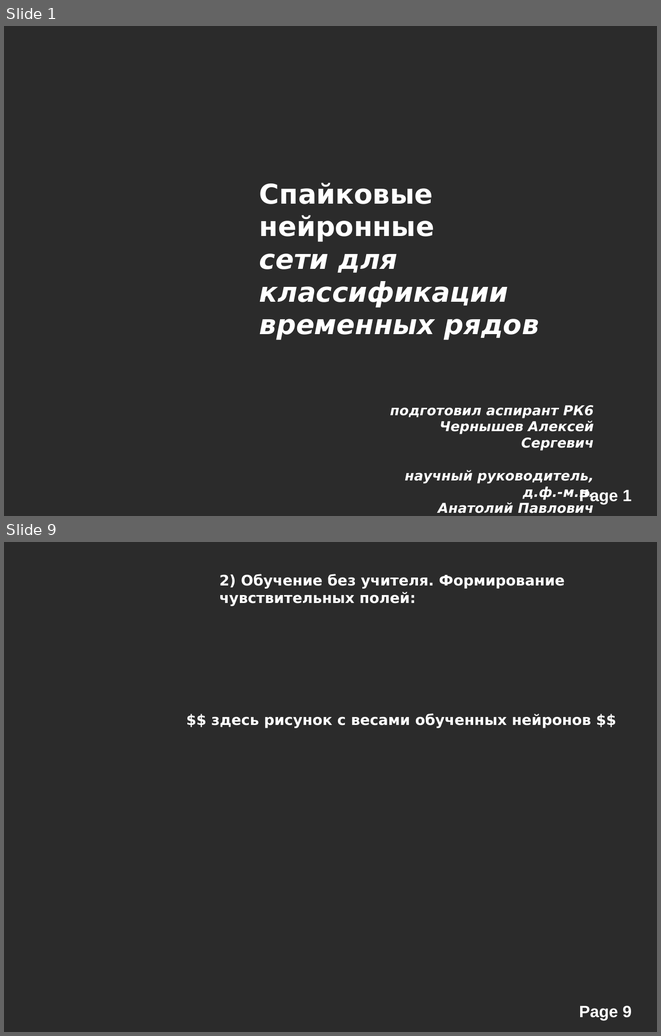
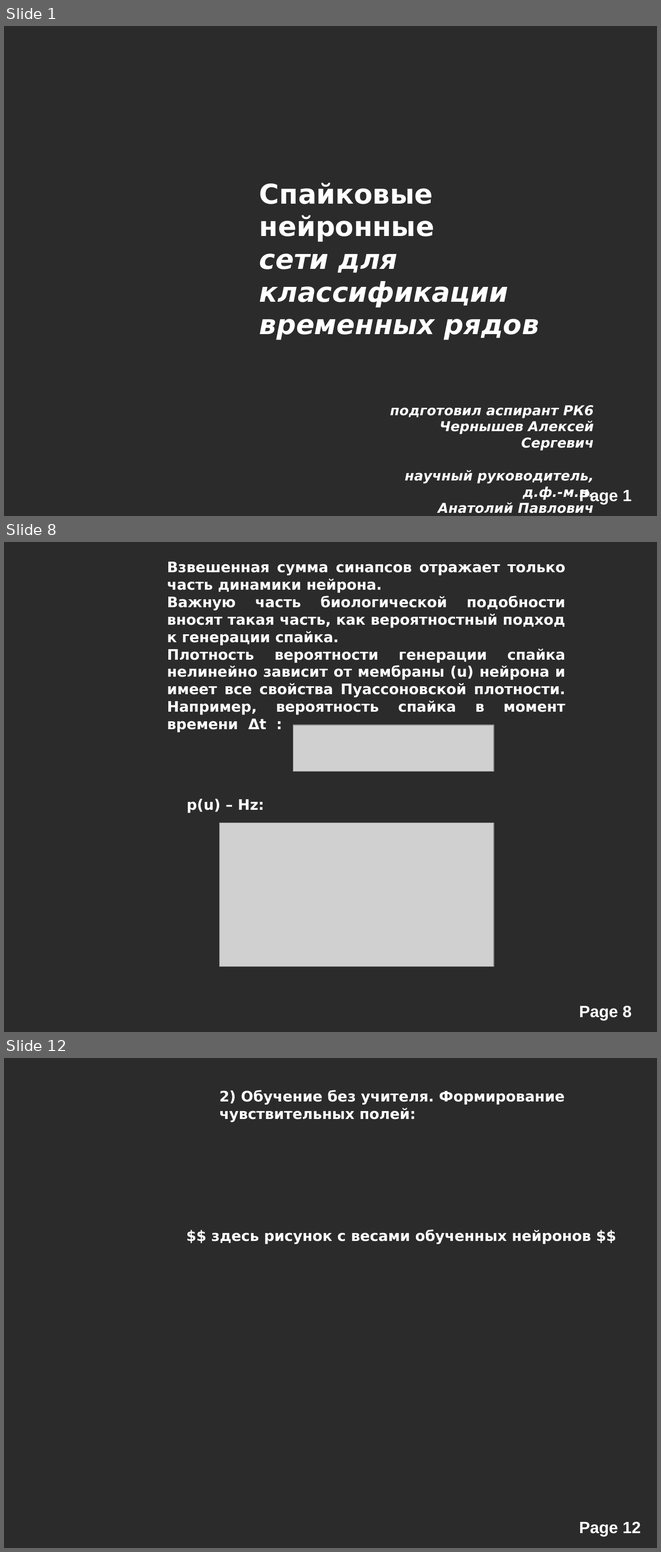
Before and after one commit to alexeyche/alexeyche-junk, a slide deck: cns/doc/conf.ppt. Shown one above the other, each under a label of ours: slides 1 and 9 before the commit, slides 1, 8 and 12 after it; the slides between them are not shown. The pictures are 661x1036 and 661x1552 pixels, drawn with LibreOffice and Linux fonts; fonts in the diff are those of the drawing; grey boxes stand for pictures; background and template pictures are left out; a plain dark background stands for a picture behind light text. Boxes give left, top, right and bottom in pixels: in the first picture for what was removed or moved away, otherwise in the second. Text is boxed around its words. In the diff, an @@ line names an element or a change of style, - is before the commit and + after.

```diff
--- a/cns/doc/conf.ppt
+++ b/cns/doc/conf.ppt
@@ slide 8 added at [4,542,657,1032], background picture (left out); not listed: 1 template element that a slide beside it also shows @@
@@ text added at [167,562,566,732], 16 pt, text #FFFFFF, bold @@
+Взвешенная сумма синапсов отражает только часть динамики нейрона.
+Важную часть биологической подобности вносят такая часть, как вероятностный подход к генерации спайка.
+Плотность вероятности генерации спайка нелинейно зависит от мембраны (u) нейрона и имеет все свойства Пуассоновской плотности. Например, вероятность спайка в момент времени Δt :
@@ picture added at [293,725,494,771] @@
@@ text added at [187,799,264,813], 16 pt, text #FFFFFF, bold @@
+p(u) – Hz:
@@ picture added at [220,823,494,967] @@
@@ what was slide 9 is now slide 12 @@
@@ page number at [579,1521,641,1536]: text changed @@
-Page 9
+Page 12
```
Also in this commit, not shown: 6 slides changed, 5 other slides added, 2 slides removed, 35 other files.
